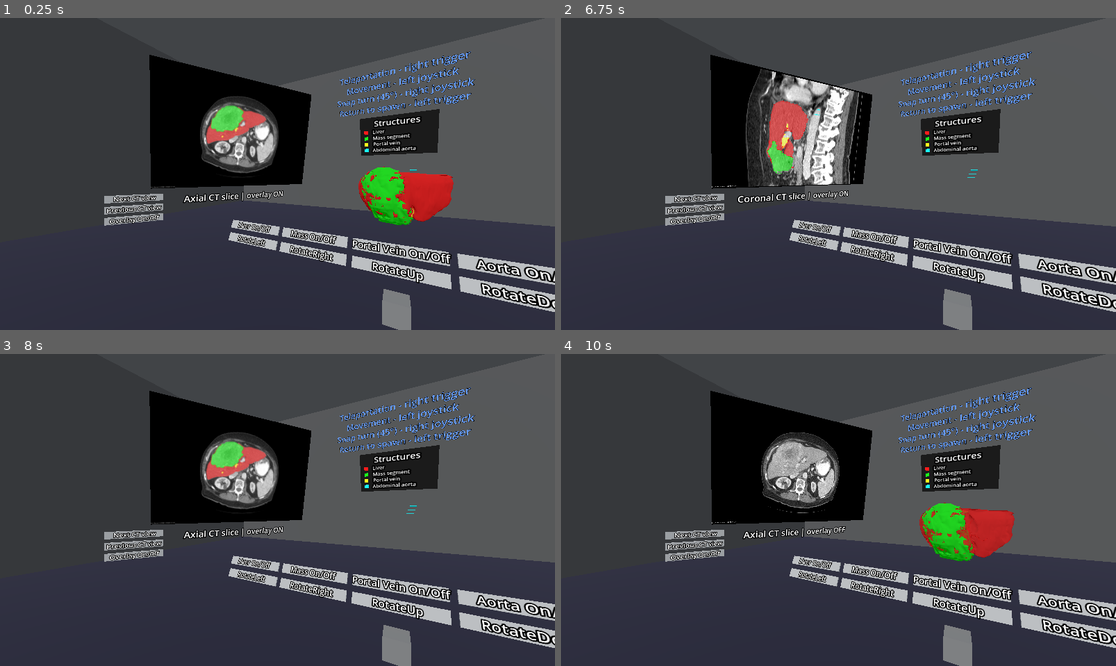
Above: before the commit, frames 1-4 (two rows, left to right).
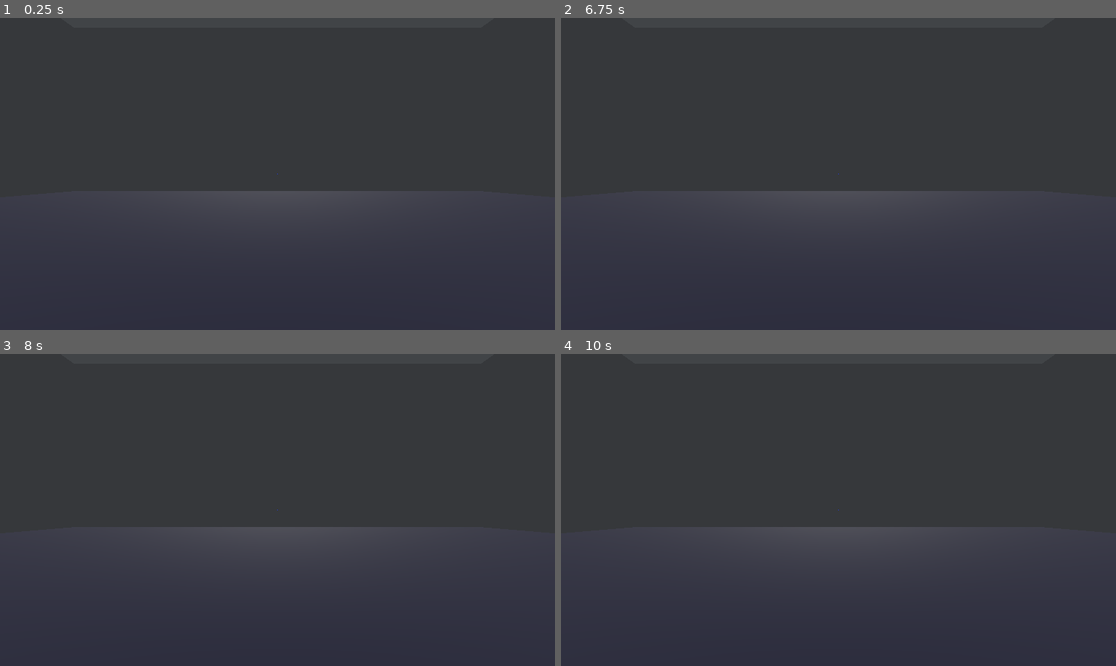
Above: after the commit, the same moments.

Repository: marcelbiezunski/imhotep-vr-biomed
Game: Godot game, scene res://node_3d.tscn
The game is run twice, just before and just after one commit, with the same random seed, the same clock (stepped at 60 frames per second) and the same inputs.
Inputs:
- Up to frame 1 (0.25 s): no input
- Up to frame 2 (6.75 s): tap Enter (ui_accept) at 0.5, 0.77, 1.25, 1.52, 2, 2.75, 3.02, 3.5, 3.77, 4.25, 4.52, 6.02 s; hold W 0.53-1.28 s; tap 1 at 0.6 s; hold S 1.28-2.03 s; tap 2 at 1.35 s; hold W 2.03-3.53 s; tap 3 at 2.1 s; tap 4 at 2.85 s; hold A 3.53-5.03 s; tap 5 at 3.6 s; tap Q at 4.35 s; hold S 5.03-5.78 s; tap E at 5.1 s; hold W from 5.78 s (still down); tap R at 5.85 s; tap N at 6.6 s
- Up to frame 3 (8 s): keep holding W; tap Enter (ui_accept) at 6.77, 7.52 s; tap B at 7.35 s
- Up to frame 4 (10 s): release W at 8.03 s; hold S 8.03-8.78 s; tap Y at 8.1 s; hold A 8.78-9.53 s; tap L at 8.85 s; tap Enter (ui_accept) at 9.02, 9.77 s; hold W from 9.53 s (still down); tap M at 9.6 s

The runs differ from the first frame. In frame 1, 39% of the frame differs, in the area x 18-100%, y 0-100%; in frame 2, 38%; in frame 3, 38%; in frame 4, 40%.

Commit message:
better hands

Diff:
--- a/godot_vr_app/node_3d.tscn
+++ b/godot_vr_app/node_3d.tscn
@@ -62,14 +62,14 @@
 albedo_color = Color(0.38170326, 0.38170323, 0.38170323, 1)
 
 [sub_resource type="SphereMesh" id="SphereMesh_noarx"]
-radius = 0.1
-height = 0.2
+radius = 0.08
+height = 0.16
 
 [sub_resource type="StandardMaterial3D" id="StandardMaterial3D_wlxy5"]
 albedo_color = Color(0.38039216, 0.38039216, 0.38039216, 1)
 
 [sub_resource type="BoxMesh" id="BoxMesh_a0tk4"]
-size = Vector3(0.2, 0.2, 0.2)
+size = Vector3(0.1, 0.1, 0.1)
 
 [sub_resource type="StandardMaterial3D" id="StandardMaterial3D_wc5p8"]
 albedo_color = Color(0.16048115, 0.2714348, 0.9870052, 1)
@@ -464,6 +464,5 @@
 
 [node name="DebugCamera" type="Camera3D" parent="."]
 transform = Transform3D(-0.86339545, 0, -0.50452757, 0, 1, 0, 0.5045275, 0, -0.8633956, 0, 2, -2)
-current = true
 
 [connection signal="button_released" from="Player/XROrigin3D/RightController" to="Player/XROrigin3D/RightController" method="_on_right_controller_button_released"]
Not shown, changed: docs/index.html
Not shown, changed: docs/index.pck
